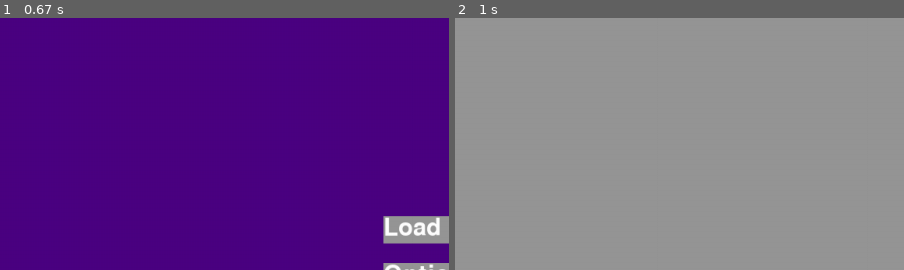
Above: before the commit, frames 1-2 (left to right).
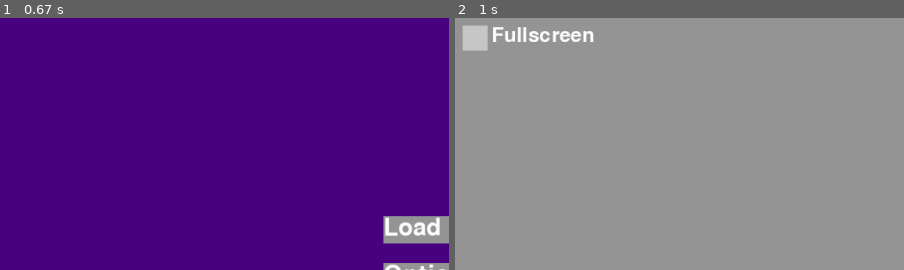
Above: after the commit, the same moments.

Repository: EvannBerthou/PygamePlatformer
Game: pygame game, started from main.py
The game is run twice, just before and just after one commit, with the same random seed, the same clock (stepped at 60 frames per second) and the same inputs.
Inputs (mouse positions are % of the whole screen's width and height, from its top left):
- Up to frame 1 (0.67 s): no input
- Up to frame 2 (1 s): click (46, 54) at 0.93 s
The pictures show only the part of the screen within x 1-51%, y 1-51%; the shares and areas given below are measured in that part.

Frame 1 is identical in both runs. In frame 2, 1.2% of the frame differs, in the area x 1-31%, y 3-14%.

Commit message:
(#197) Added Toggle UI and fullscreen toggle in Options

Diff:
--- a/UI.py
+++ b/UI.py
@@ -212,3 +212,29 @@
 
     def is_hovered(self, mouse_position):
         return False
+
+class Toggle(UIElement):
+    def __init__(self, x,y,w,h, text, callback_function):
+        super().__init__(x,y)
+        self.rect = pygame.Rect(x,y,w,h)
+        self.surface = pygame.Surface((w,h), SRCALPHA)
+        self.callback_function = callback_function
+
+        self.activated = False
+
+        pygame.draw.rect(self.surface, (200,200,200), (0,0,h,h))
+        font = pygame.font.SysFont(pygame.font.get_default_font(), 38)
+        text_to_render = font.render(text, 1, (255,255,255))
+        self.surface.blit(text_to_render, (h + 5,0))
+
+    def update(self, mouse_position, mouse_pressed, mouse_rel, events):
+        for event in events:
+            if event.type == MOUSEBUTTONDOWN and event.button == 1:
+                self.activated = not self.activated
+                self.callback_function(self.activated)
+
+    def draw(self, surface):
+        surface.blit(self.surface, (self.rect.x, self.rect.y))
+
+    def is_hovered(self, mouse_position):
+        return self.rect.collidepoint(mouse_position)
--- a/data/MainMenu/MainMenu.py
+++ b/data/MainMenu/MainMenu.py
@@ -53,6 +53,7 @@
 
         self.search_bar = UI.SearchBar(main_menu.game.w / 2 - 100,10,200,30, self.update_levels)
         self.ui_manager.add(self.search_bar)
+        self.update_levels("")
 
     def draw(self, surface):
         self.ui_manager.draw(surface)
@@ -76,13 +77,23 @@
 class OptionMenu(Menu):
     def __init__(self, main_menu):
         super().__init__(main_menu)
+        self.fullscreen_toggle = UI.Toggle(20,20,200,32, "Fullscreen", self.toggle_fullscreen)
+        self.ui_manager.add(self.fullscreen_toggle)
+
+    def draw(self, surface):
+        pygame.draw.rect(surface, (150,150,150), (10,10, self.main_menu.game.w - 20, self.main_menu.game.h - 20))
+        self.ui_manager.draw(surface)
 
     def update(self, mouse_position, mouse_pressed, mouse_rel, events):
         pass
 
-    def draw(self, surface):
-        pygame.draw.rect(surface, (150,150,150), (10,10, self.main_menu.game.w - 20, self.main_menu.game.h - 20))
-        self.ui_manager.draw(surface)
+    def toggle_fullscreen(self, active):
+        if active:
+            w,h = self.main_menu.game.w, self.main_menu.game.h
+            self.main_menu.game.display = pygame.display.set_mode((w,h), FULLSCREEN, HWSURFACE)
+        else:
+            w,h = self.main_menu.game.w, self.main_menu.game.h
+            self.main_menu.game.display = pygame.display.set_mode((w,h), HWSURFACE)
 
 class MainMenu:
     def __init__(self, game):
@@ -91,10 +102,7 @@
 
     def update(self, mouse_position, mouse_pressed, mouse_rel, events):
         self.menu.ui_manager.update(mouse_position, mouse_pressed, mouse_rel, events)
-        if self.menu.ui_manager.selected != -1:
-            self.menu.ui_manager.elements[self.menu.ui_manager.selected].update(mouse_position,mouse_pressed,mouse_rel,events)
         self.menu.update(mouse_position, mouse_pressed, mouse_rel, events)
-
 
     def draw(self, surface):
         surface.fill((75,0,130))
@@ -108,7 +116,6 @@
     def options(self, btn, args):
         self.menu = OptionMenu(self)
 
-
     def exit(self, btn, args):
         exit(0)
 
